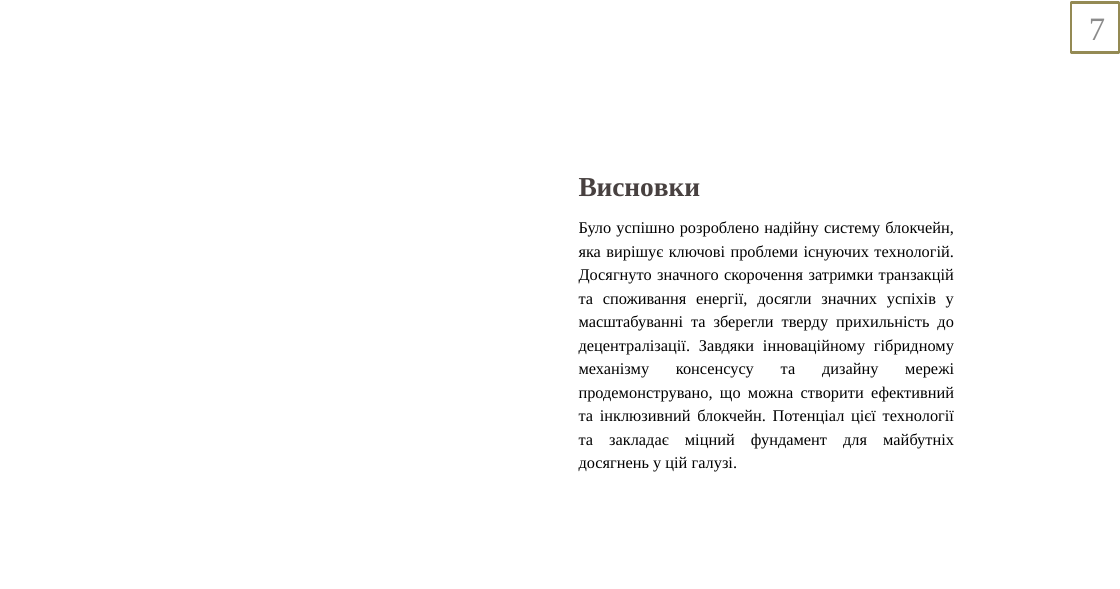
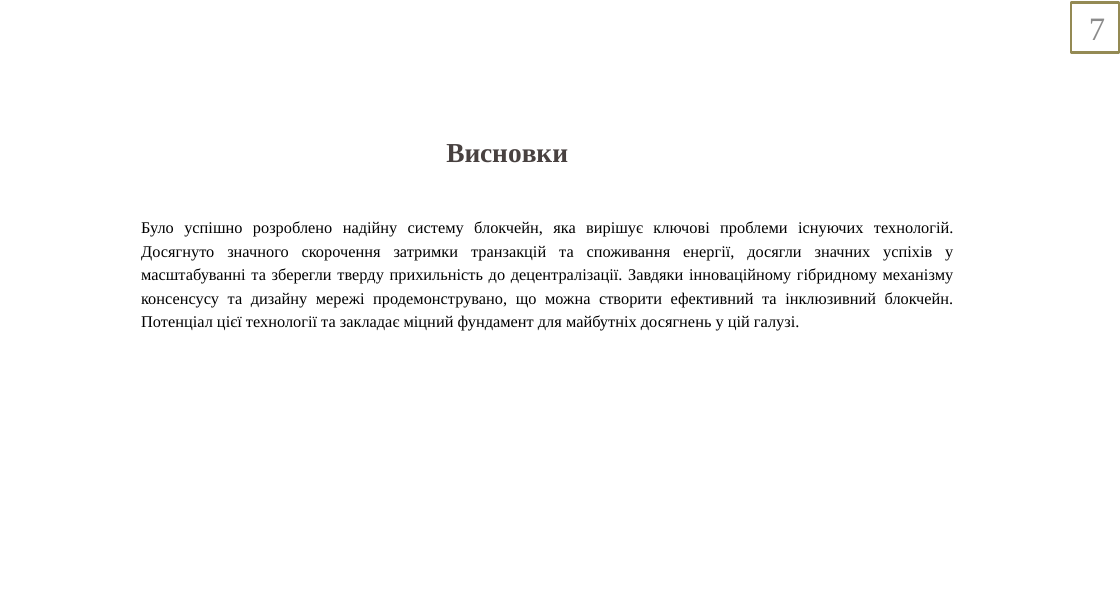
Before and after one commit to Sunr1s/BlockChain, a slide deck: slide 7 of blokchejn-platforma-dlya-avtomatizovanoyi-platizhnoyi-sistemi-zahist-zvitu-z-tehnologichnoyi-praktiki-2023-5-30-16-16-39.pptx. Drawn at 1120x589 pixels with LibreOffice and Linux fonts; fonts in the diff are those of the drawing. Boxes give left, top, right and bottom in pixels: in the first picture for what was removed or moved away, otherwise in the second. Text is boxed around its words. In the diff, an @@ line names an element or a change of style, - is before the commit and + after.

```diff
--- a/blokchejn-platforma-dlya-avtomatizovanoyi-platizhnoyi-sistemi-zahist-zvitu-z-tehnologichnoyi-praktiki-2023-5-30-16-16-39.pptx
+++ b/blokchejn-platforma-dlya-avtomatizovanoyi-platizhnoyi-sistemi-zahist-zvitu-z-tehnologichnoyi-praktiki-2023-5-30-16-16-39.pptx
@@ title "Висновки": place and size @@
-title "Висновки" at bbox=[579, 178, 701, 197]
+title "Висновки" at bbox=[446, 144, 568, 163]
@@ text "Було успішно розроблено надійну систему ..." rewrapped from bbox=[579, 221, 954, 472] to bbox=[141, 221, 954, 331] @@
```
Also in this commit, not shown: 4 other slides changed, 3 other files.
